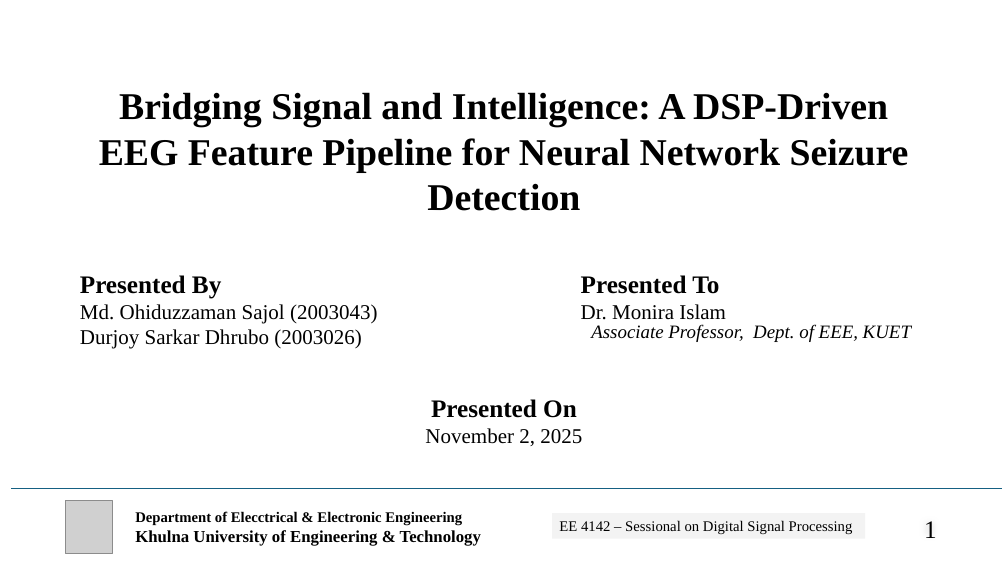
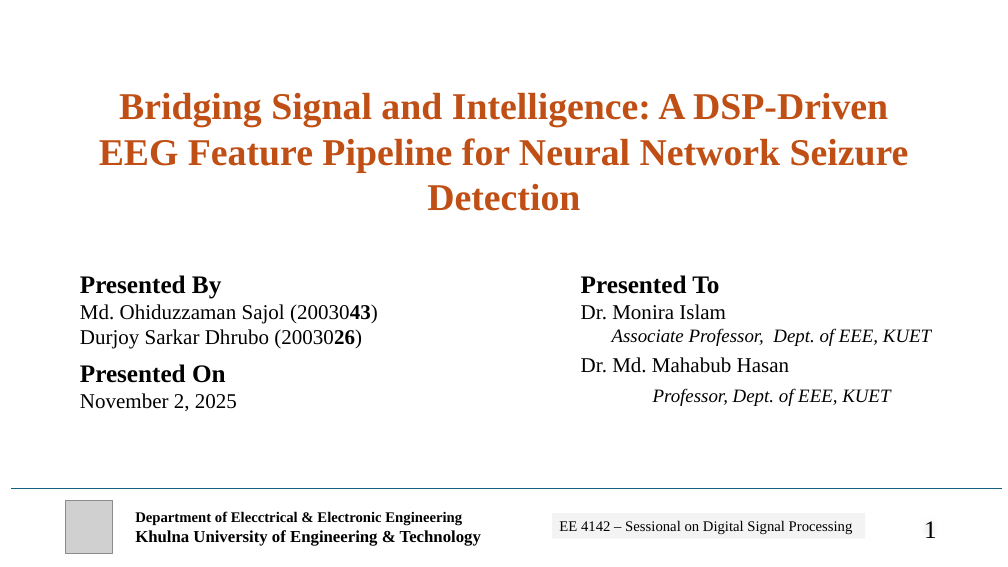
Before and after one commit to projectohid/4142-project, a slide deck: slide 1 of presentation/43-26.pptx. Drawn at 1008x567 pixels with LibreOffice and Linux fonts; fonts in the diff are those of the drawing; grey boxes stand for pictures. Boxes give left, top, right and bottom in pixels: in the first picture for what was removed or moved away, otherwise in the second. Text is boxed around its words. In the diff, an @@ line names an element or a change of style, - is before the commit and + after.

```diff
--- a/presentation/43-26.pptx
+++ b/presentation/43-26.pptx
@@ text "Bridging Signal and Intelligence: A ..." at <box>99,92,909,211</box>: text colour #000000 to #C04F15 @@
@@ text at <box>80,304,378,349</box>: bold on in "(2003043)", "(2003026)" @@
@@ text at <box>612,328,931,346</box>: line spacing 0.8 to 1 @@
@@ text "Presented On": place and size @@
-text "Presented On" at <box>425,399,582,446</box>
+text "Presented On" at <box>80,364,237,411</box>
@@ text "Presented On" at <box>80,364,237,411</box>: alignment centre to left @@
@@ text at <box>653,388,890,406</box>: paragraphs added @@
+Dr. Md. Mahabub Hasan
+Professor, Dept. of EEE, KUET
```
Also in this commit, not shown: 1 other file.
